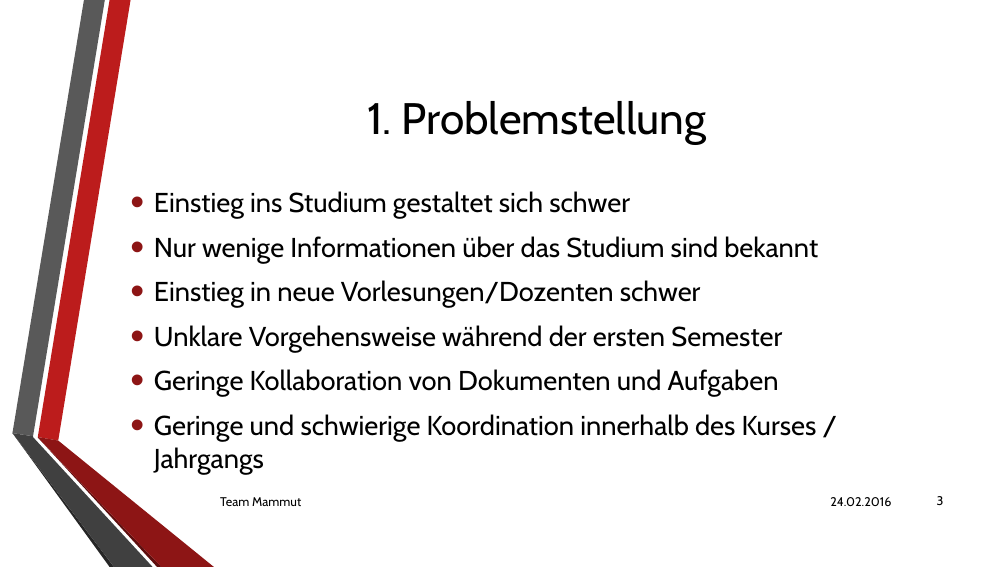
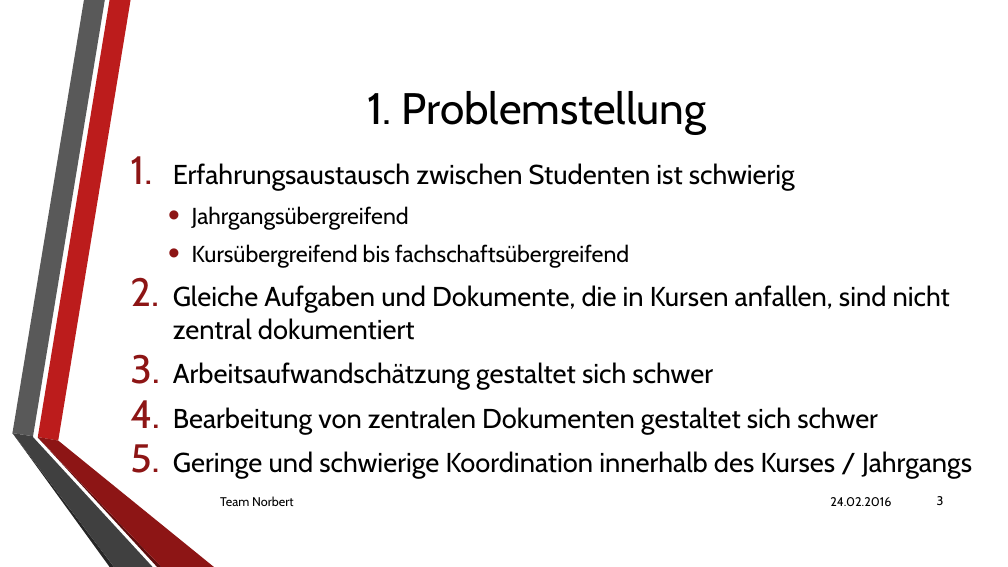
Before and after one commit to Pfeifenjoy/norbert, a slide deck: slide 3 of praesentationens/projektvorstellung/projektvorstellung.pptx. Drawn at 1008x567 pixels with LibreOffice and Linux fonts; fonts in the diff are those of the drawing; background and template pictures are left out. Boxes give left, top, right and bottom in pixels: in the first picture for what was removed or moved away, otherwise in the second. Text is boxed around its words. In the diff, an @@ line names an element or a change of style, - is before the commit and + after.

```diff
--- a/praesentationens/projektvorstellung/projektvorstellung.pptx
+++ b/praesentationens/projektvorstellung/projektvorstellung.pptx
@@ title "1. Problemstellung": place and size @@
-title "1. Problemstellung" at bbox=[367, 101, 707, 145]
+title "1. Problemstellung" at bbox=[367, 91, 707, 135]
@@ text "Erfahrungsaustausch zwischen Studenten ist schwierig": place and size @@
-text "Erfahrungsaustausch zwischen Studenten ist schwierig" at bbox=[154, 191, 818, 474]
+text "Erfahrungsaustausch zwischen Studenten ist schwierig" at bbox=[173, 163, 972, 478]
@@ text at bbox=[173, 163, 950, 434]: text changed @@
-• Einstieg ins Studium gestaltet sich schwer
-• Nur wenige Informationen über das Studium sind bekannt
-• Einstieg in neue Vorlesungen/Dozenten schwer
-• Unklare Vorgehensweise während der ersten Semester
-• Geringe Kollaboration von Dokumenten und Aufgaben
+1. Erfahrungsaustausch zwischen Studenten ist schwierig
+  • Jahrgangsübergreifend
+  • Kursübergreifend bis fachschaftsübergreifend
+2. Gleiche Aufgaben und Dokumente, die in Kursen anfallen, sind nicht zentral dokumentiert
+3. Arbeitsaufwandschätzung gestaltet sich schwer
+4. Bearbeitung von zentralen Dokumenten gestaltet sich schwer
@@ text at bbox=[173, 451, 972, 478]: bullet • to 1. @@
@@ text at bbox=[220, 496, 293, 506]: text changed @@
-Team Mammut
+Team Norbert
```
Also in this commit, not shown: 6 other slides changed, 1 slide added.
